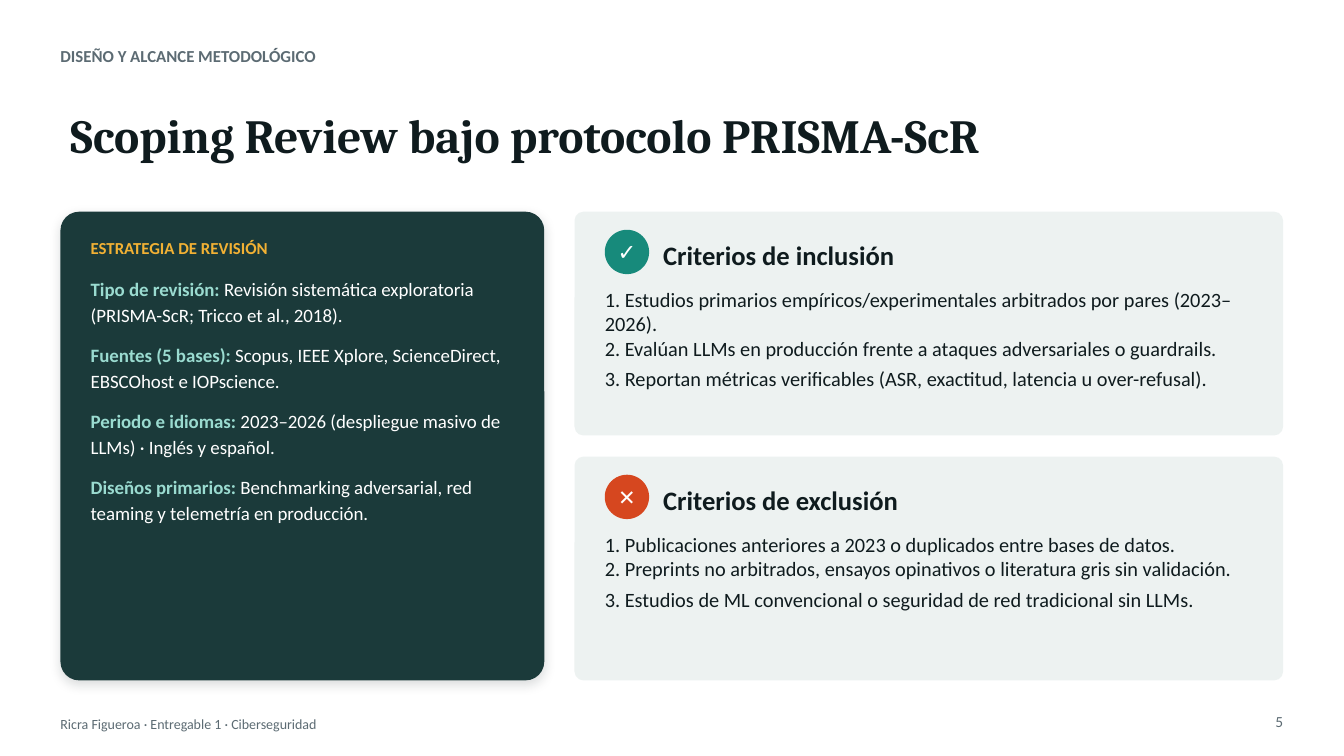
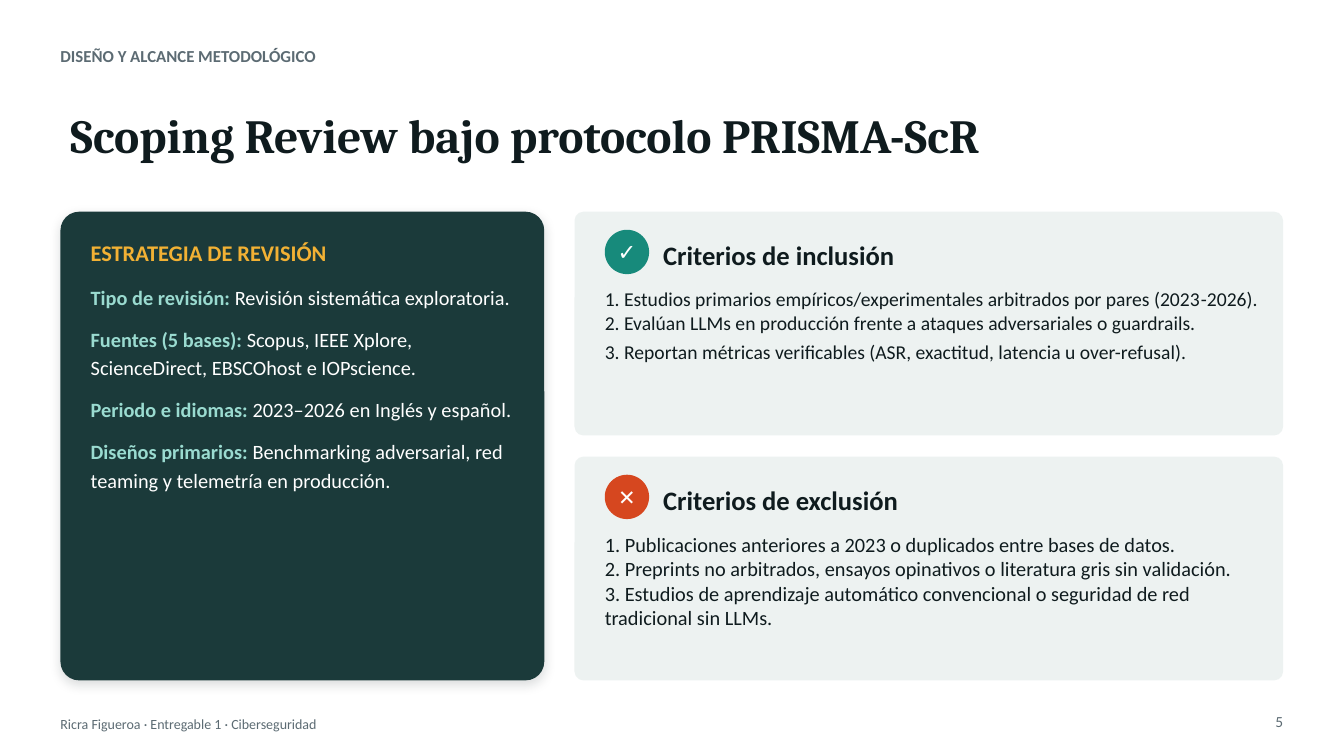
Before and after one commit to TeVerde29/trabajo-investigacion, a slide deck: slide 5 of Ricra_Figueroa_Pedro_Giovanni_Entregable1.pptx. Drawn at 1344x756 pixels with LibreOffice and Linux fonts; fonts in the diff are those of the drawing. Boxes give left, top, right and bottom in pixels: in the first picture for what was removed or moved away, otherwise in the second. Text is boxed around its words. In the diff, an @@ line names an element or a change of style, - is before the commit and + after.

Commit message:
Actualiza entregables y agrega bibliografía
Actualiza el documento y la presentación del Entregable 1, incorpora materiales de referencia en PDF y elimina scripts temporales de generación y verificación.

```diff
--- a/Ricra_Figueroa_Pedro_Giovanni_Entregable1.pptx
+++ b/Ricra_Figueroa_Pedro_Giovanni_Entregable1.pptx
@@ text "ESTRATEGIA DE REVISIÓN" at (x1=91, y1=242, x2=326, y2=261): size 12 to 16 pt @@
@@ text at (x1=91, y1=291, x2=510, y2=309): text changed; size 13.5 to 14.5 pt @@
-Tipo de revisión: Revisión sistemática exploratoria (PRISMA-ScR; Tricco et al., 2018).
+Tipo de revisión: Revisión sistemática exploratoria.
@@ text "Tipo de revisión: Revisión sistemática ..." moved from (x1=91, y1=283, x2=501, y2=524) to (x1=91, y1=291, x2=511, y2=492) @@
@@ text at (x1=605, y1=292, x2=1257, y2=362): text changed; size 14.5 to 14 pt @@
-1. Estudios primarios empíricos/experimentales arbitrados por pares (2023–2026).
-2. Evalúan LLMs en producción frente a ataques adversariales o guardrails.
-3. Reportan métricas verificables (ASR, exactitud, latencia u over-refusal).
+1. Estudios primarios empíricos/experimentales arbitrados por pares (2023-2026).
+2. Evalúan LLMs en producción frente a ataques adversariales o guardrails.
+3. Reportan métricas verificables (ASR, exactitud, latencia u over-refusal).
@@ text at (x1=91, y1=332, x2=503, y2=492): size 13.5 to 14.5 pt in "Fuentes (5 bases): Scopus, IEEE Xplore, ScienceDirect, ...", "Diseños primarios: Benchmarking adversarial, red teaming y ..." @@
@@ text at (x1=91, y1=403, x2=511, y2=421): text changed; size 13.5 to 14.5 pt @@
-Periodo e idiomas: 2023–2026 (despliegue masivo de LLMs) · Inglés y español.
+Periodo e idiomas: 2023–2026 en Inglés y español.
@@ text at (x1=605, y1=538, x2=1231, y2=625): text changed @@
-1. Publicaciones anteriores a 2023 o duplicados entre bases de datos.
-2. Preprints no arbitrados, ensayos opinativos o literatura gris sin validación.
-3. Estudios de ML convencional o seguridad de red tradicional sin LLMs.
+1. Publicaciones anteriores a 2023 o duplicados entre bases de datos.
+2. Preprints no arbitrados, ensayos opinativos o literatura gris sin validación.
+3. Estudios de aprendizaje automático convencional o seguridad de red tradicional sin LLMs.
```
Also in this commit, not shown: 3 other slides changed, 21 other files.
